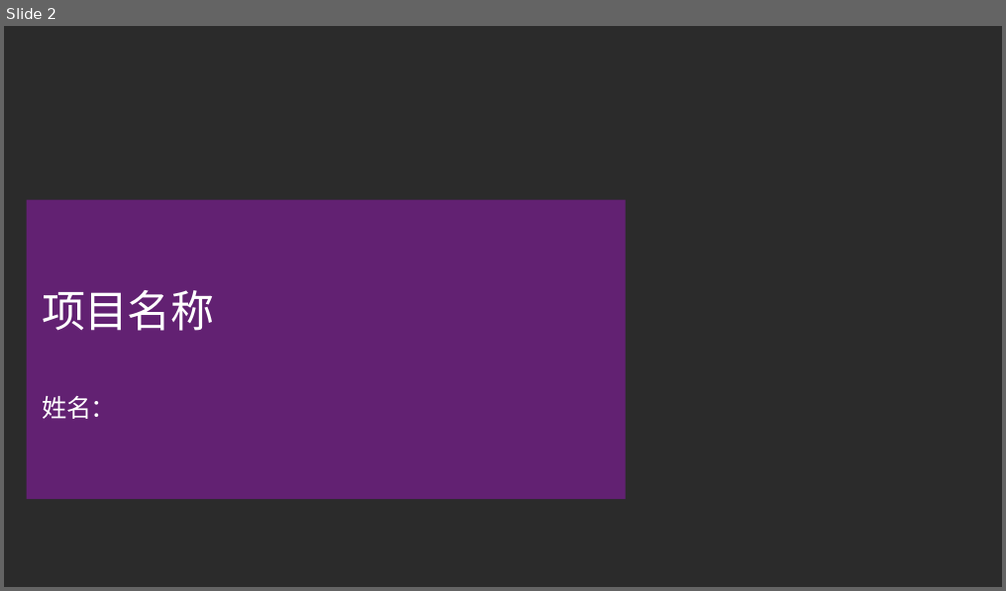
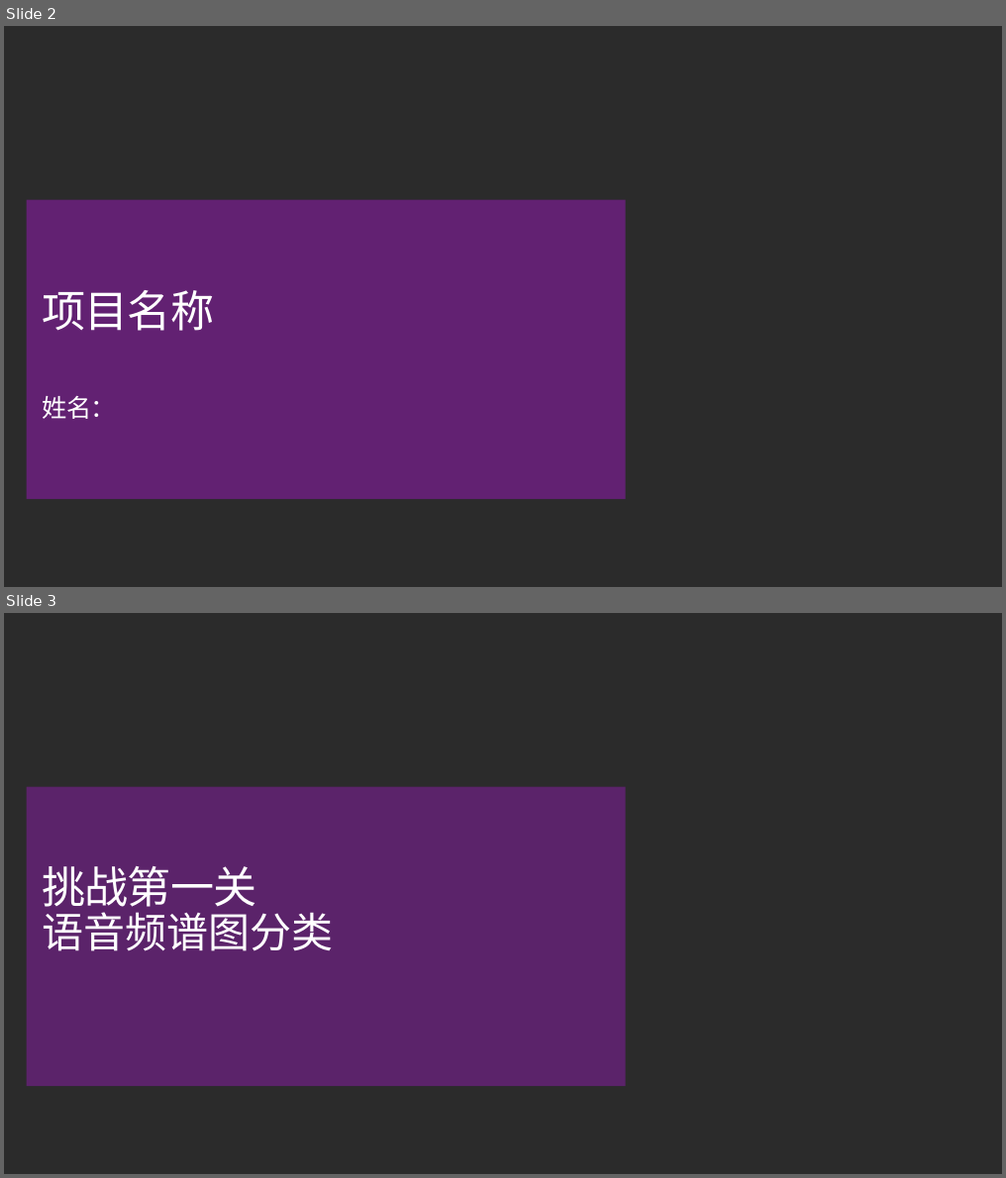
Before and after one commit to yw346090249/tsinghuahackthon_20161119, a slide deck: Presentation Template.pptx. Shown one above the other, each under a label of ours: slide 2 before the commit, slides 2 and 3 after it. The pictures are 1006x591 and 1006x1178 pixels, drawn with LibreOffice and Linux fonts; fonts in the diff are those of the drawing; background and template pictures are left out; a plain dark background stands for a picture behind light text. Boxes give left, top, right and bottom in pixels: in the first picture for what was removed or moved away, otherwise in the second. Text is boxed around its words. In the diff, an @@ line names an element or a change of style, - is before the commit and + after.

```diff
--- a/Presentation Template.pptx
+++ b/Presentation Template.pptx
@@ slide 3 added at [4,613,1002,1174], background picture (left out) @@
@@ rectangle added at [27,786,626,1086], fill #68217A at 80% opacity @@
@@ title added at [43,866,334,952], 40 pt, text #FFFFFF @@
+挑战第一关
+语音频谱图分类
```
Also in this commit, not shown: 5 other slides added.
